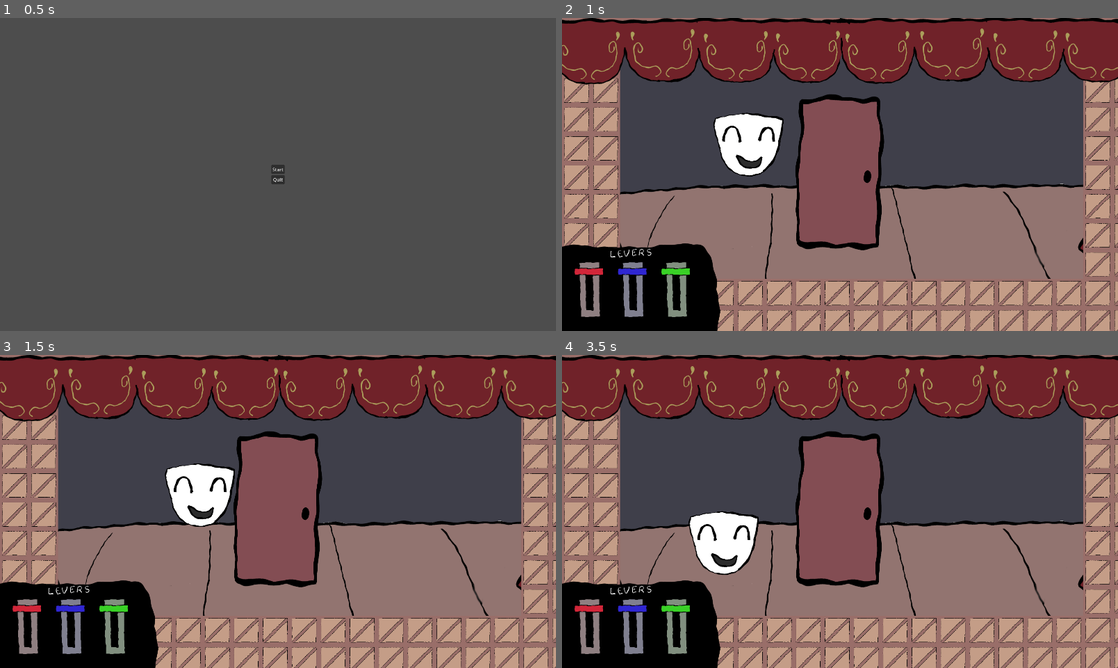
Above: before the commit, frames 1-4 (two rows, left to right).
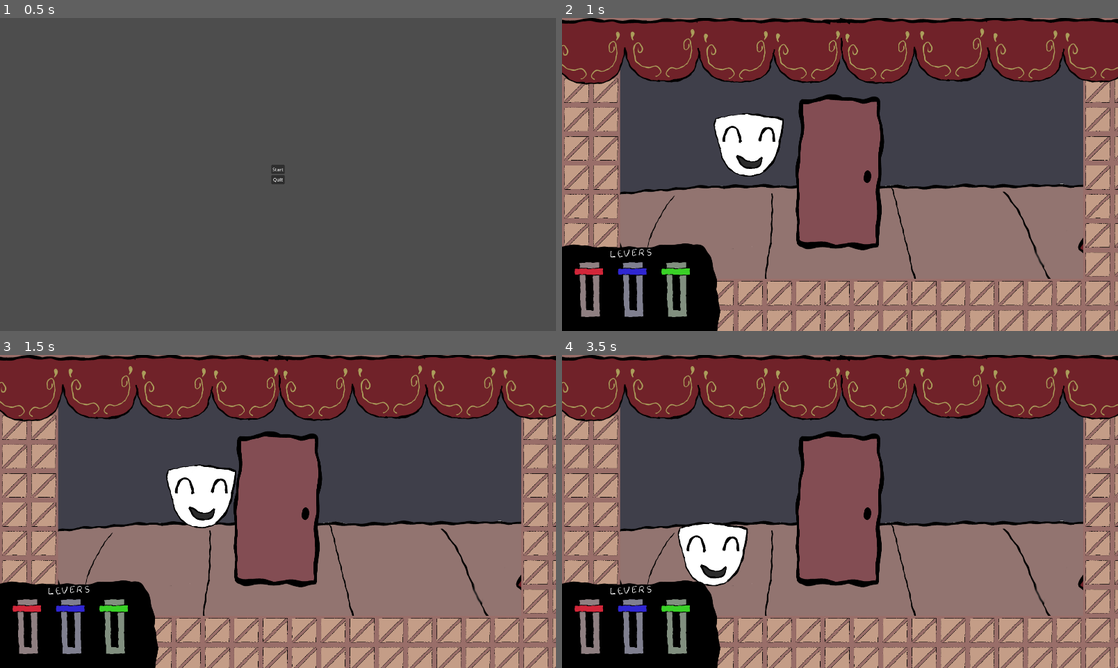
Above: after the commit, the same moments.

Repository: razzius/Masks2026
Game: Godot game, scene res://scenes/title_screen.tscn
The game is run twice, just before and just after one commit, with the same random seed, the same clock (stepped at 60 frames per second) and the same inputs.
Inputs:
- Up to frame 1 (0.5 s): no input
- Up to frame 2 (1 s): click "Start" at 0.5 s
- Up to frame 3 (1.5 s): tap Enter (ui_accept) at 1.25 s; hold Right (Right) from 1.28 s (still down)
- Up to frame 4 (3.5 s): tap Enter (ui_accept) at 1.52, 2.27 s; release Right (Right) at 2.03 s; hold Left (ui_left) 2.03-2.78 s; hold Right (Right) from 2.78 s (still down)

Frame 1 is identical in both runs. In frame 2, 0.2% of the frame differs, in the area x 27-40%, y 30-51%; in frame 3, 0.5%; in frame 4, 1.8%, in the area x 20-36%, y 49-74%.

Commit message:
Prevent mask from slowing down

Diff:
--- a/scenes/mask.tscn
+++ b/scenes/mask.tscn
@@ -2,6 +2,7 @@
 
 [ext_resource type="Script" uid="uid://duvdnqk8w8yk1" path="res://scenes/mask.gd" id="1_rv8xw"]
 [ext_resource type="Texture2D" uid="uid://bivr2khgssmkh" path="res://art/happymask.png" id="2_0d8jk"]
+[ext_resource type="Script" uid="uid://hd2p4r4nckvh" path="res://scripts/mask_rigid_body_2d.gd" id="2_xsism"]
 
 [sub_resource type="PhysicsMaterial" id="PhysicsMaterial_rv8xw"]
 bounce = 1.0
@@ -16,6 +17,8 @@
 contact_monitor = true
 max_contacts_reported = 1
 linear_velocity = Vector2(100, 100)
+linear_damp_mode = 1
+script = ExtResource("2_xsism")
 
 [node name="CollisionPolygon2D" type="CollisionPolygon2D" parent="RigidBody2D" unique_id=687088489]
 polygon = PackedVector2Array(0, -107, 118, -89, 105, 0, 84, 58, 51, 92, 0, 108, -53, 93, -84, 60, -104, 0, -121, -92)
--- /dev/null
+++ b/scripts/mask_rigid_body_2d.gd
@@ -0,0 +1,6 @@
+extends RigidBody2D
+
+
+func _integrate_forces(state: PhysicsDirectBodyState2D) -> void:
+	var speed = state.linear_velocity.length()
+	#print('speed: ' + str(speed))
Not shown, added: scripts/mask_rigid_body_2d.gd.uid
